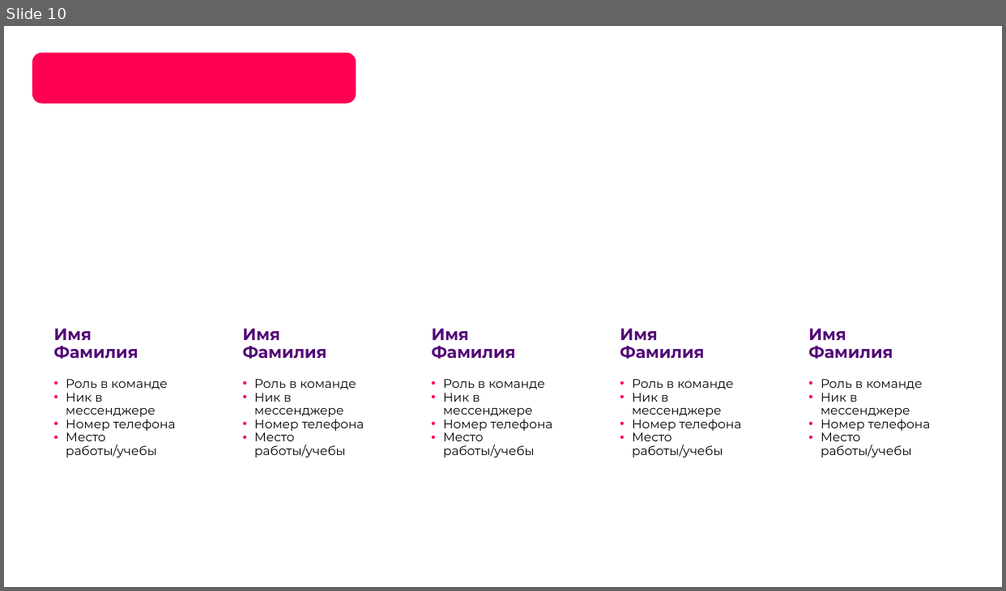
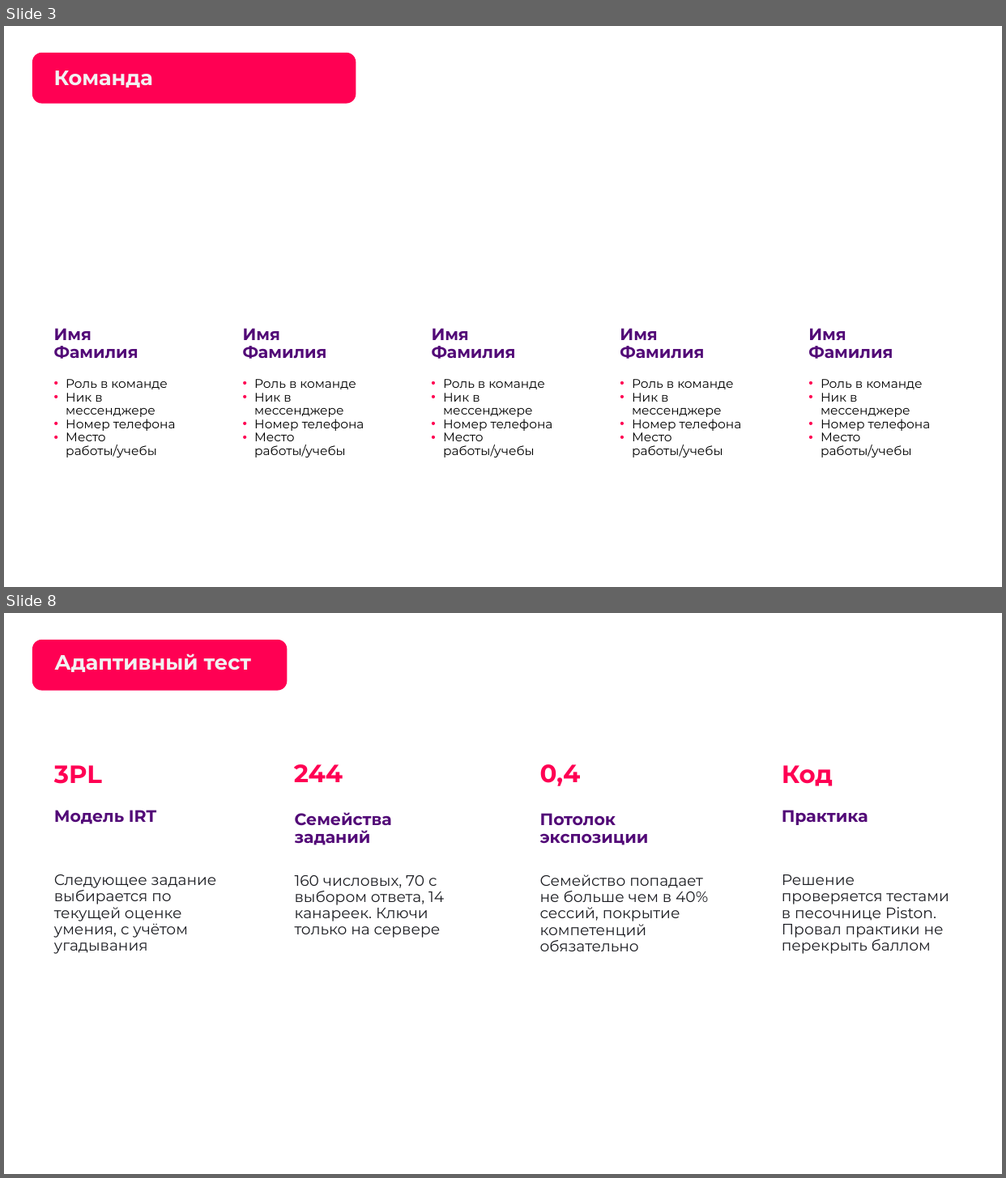
Before and after one commit to Egor2809/fsp-scout, a slide deck: docs/scout-presentation.pptx. Shown one above the other, each under a label of ours: slide 10 before the commit, slides 3 and 8 after it; the slides between them are not shown. The pictures are 1006x591 and 1006x1178 pixels, drawn with LibreOffice and Linux fonts; fonts in the diff are those of the drawing; background and template pictures are left out. Boxes give left, top, right and bottom in pixels: in the first picture for what was removed or moved away, otherwise in the second. Text is boxed around its words. In the diff, an @@ line names an element or a change of style, - is before the commit and + after.

```diff
--- a/docs/scout-presentation.pptx
+++ b/docs/scout-presentation.pptx
@@ slide 8 added at bbox=[4, 613, 1002, 1174], background picture (left out) @@
@@ rounded rectangle added at bbox=[32, 639, 287, 690], fill #FF0053 @@
@@ title added at bbox=[54, 653, 251, 672], 20 pt, text #F2F2F2, bold @@
+Адаптивный тест
@@ rounded rectangle added at bbox=[32, 737, 251, 1121], fill #FFFFFF @@
@@ rounded rectangle added at bbox=[274, 737, 492, 1121], fill #FFFFFF @@
@@ rounded rectangle added at bbox=[513, 737, 732, 1121], fill #FFFFFF @@
@@ rounded rectangle added at bbox=[755, 737, 974, 1121], fill #FFFFFF @@
@@ text added at bbox=[54, 765, 102, 784], 24 pt, text #FF0053, bold @@
+3PL
@@ text added at bbox=[294, 764, 343, 782], 24 pt, text #FF0053, bold @@
+244
@@ text added at bbox=[540, 764, 581, 786], 24 pt, text #FF0053, bold @@
+0,4
@@ text added at bbox=[782, 765, 833, 786], 24 pt, text #FF0053, bold @@
+Код
@@ text added at bbox=[54, 810, 156, 824], 16 pt, text #520977, bold @@
+Модель IRT
@@ text added at bbox=[295, 812, 392, 845], 16 pt, text #520977, bold @@
+Семейства заданий
@@ text added at bbox=[540, 813, 649, 845], 16 pt, text #520977, bold @@
+Потолок экспозиции
@@ text added at bbox=[782, 810, 868, 825], 16 pt, text #520977, bold @@
+Практика
@@ text added at bbox=[54, 875, 217, 954], 14.5 pt, text #1C1D22 @@
+Следующее задание выбирается по текущей оценке умения, с учётом угадывания
@@ text added at bbox=[295, 875, 444, 938], 14.5 pt, text #1C1D22 @@
+160 числовых, 70 с выбором ответа, 14 канареек. Ключи только на сервере
@@ text added at bbox=[540, 875, 708, 952], 14.5 pt, text #1C1D22 @@
+Семейство попадает не больше чем в 40% сессий, покрытие компетенций обязательно
@@ text added at bbox=[782, 875, 948, 954], 14.5 pt, text #1C1D22 @@
+Решение проверяется тестами в песочнице Piston. Провал практики не перекрыть баллом
@@ page number added at bbox=[938, 1133, 984, 1163], 12 pt, text #FFFFFF @@
+8
@@ what was slide 10 is now slide 3 @@
@@ slide 3 changed as well @@
@@ title added at bbox=[54, 71, 153, 88], 20 pt, text #F2F2F2, bold @@
+Команда
```
Also in this commit, not shown: 2 other slides changed, 11 other slides added, 8 slides removed, 2 other files.
